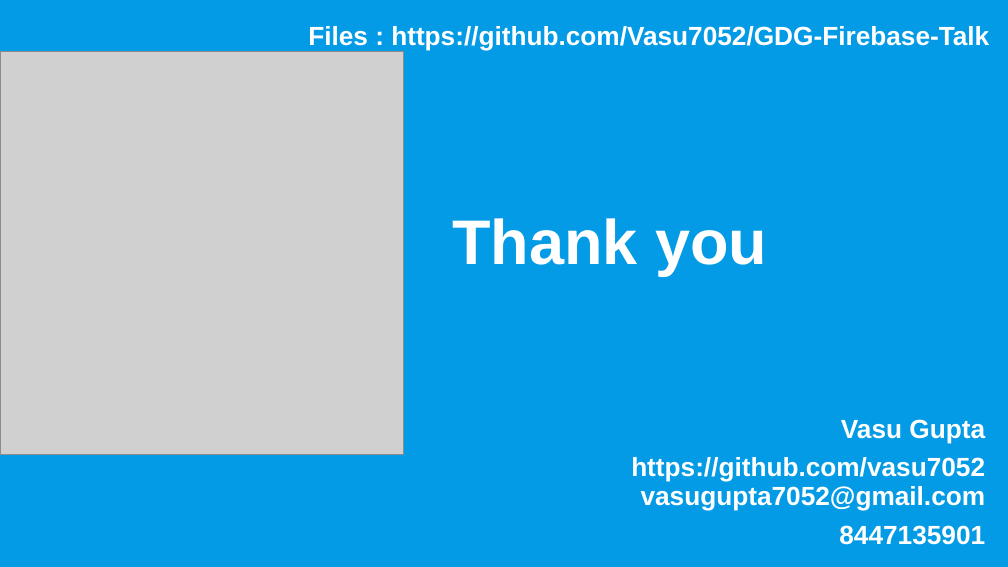
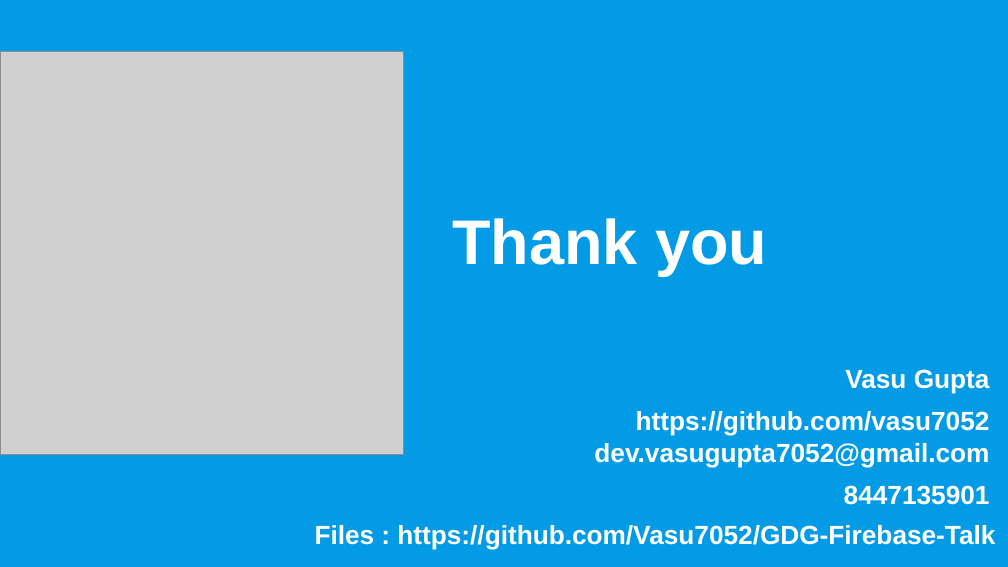
Before and after one commit to Vasu7052/GDG-Firebase-Talk, a slide deck: slide 11 of FirebaseTalk.pptx. Drawn at 1008x567 pixels with LibreOffice and Linux fonts; fonts in the diff are those of the drawing; grey boxes stand for pictures. Boxes give left, top, right and bottom in pixels: in the first picture for what was removed or moved away, otherwise in the second. Text is boxed around its words. In the diff, an @@ line names an element or a change of style, - is before the commit and + after.

```diff
--- a/FirebaseTalk.pptx
+++ b/FirebaseTalk.pptx
@@ text "Vasu Gupta": place and size @@
-text "Vasu Gupta" at (631,419,986,545)
+text "Vasu Gupta" at (594,369,990,505)
@@ text at (844,369,990,505): line spacing 0.9 to 1 @@
@@ text at (594,411,990,468): text changed @@
-https://github.com/vasu7052 vasugupta7052@gmail.com
+https://github.com/vasu7052 dev.vasugupta7052@gmail.com
@@ text "Files : https://github.com/Vasu7052/GDG-Firebase-Talk": place and size @@
-text "Files : https://github.com/Vasu7052/GDG-Firebase-Talk" at (308,26,989,51)
+text "Files : https://github.com/Vasu7052/GDG-Firebase-Talk" at (315,525,995,550)
```
Also in this commit, not shown: 3 other slides changed, 1 slide added, 1 slide removed, 2 other files.
